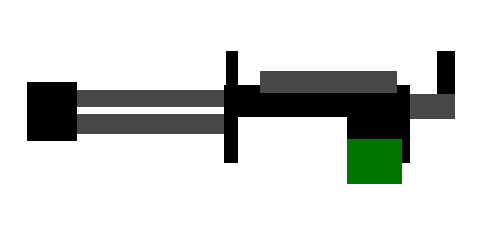
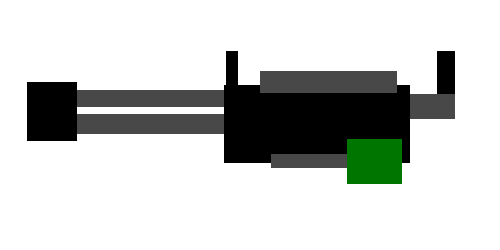
Two versions of the same layered image (500×250). Layer-by-layer changes:
added layer "背景 複本" above "背景" over [238, 117, 347, 168]
hid "背景" over [238, 117, 347, 168]
